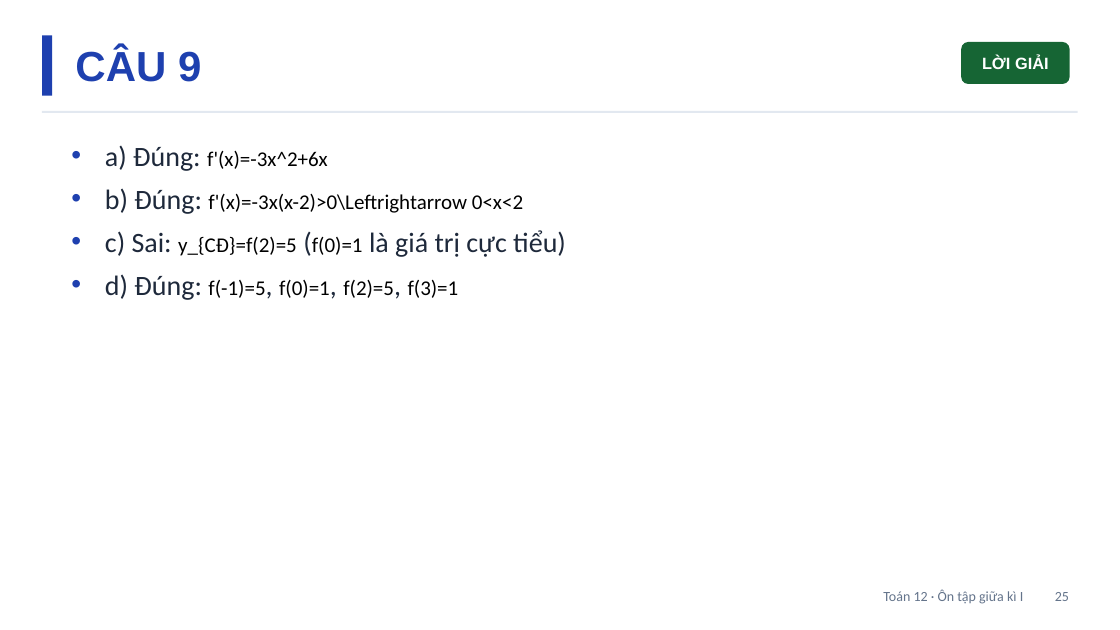
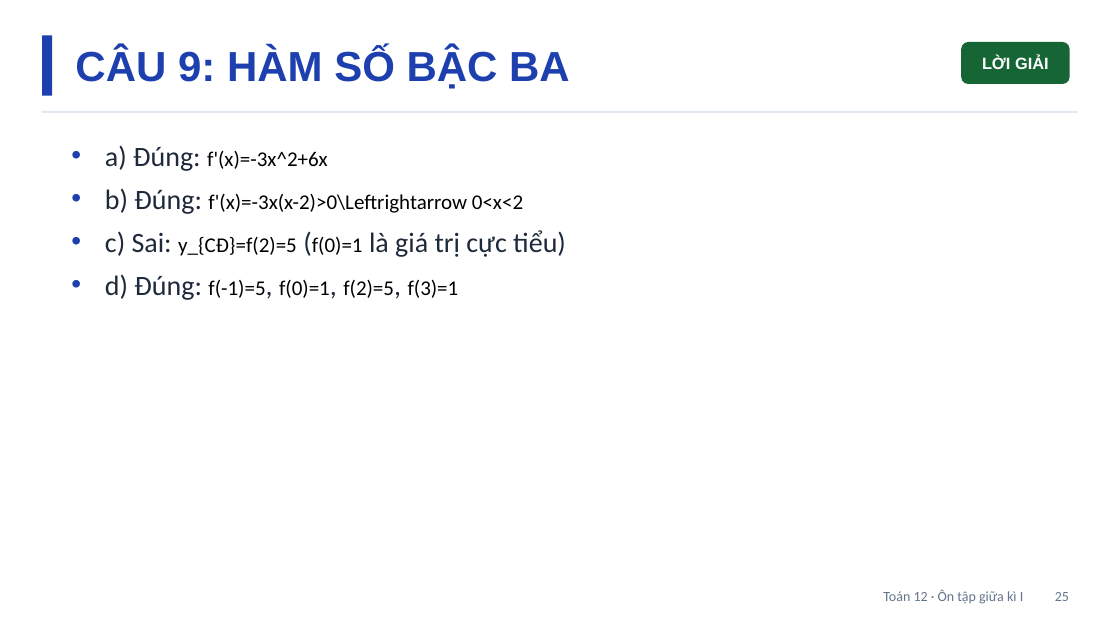
Before and after one commit to Trangtu66/Taode_thi_online, a slide deck: slide 25 of mon/toan/slide/lop12/Slide_TOAN12_OnTapGiuaKi1_T25.pptx. Drawn at 1120x630 pixels with LibreOffice and Linux fonts; fonts in the diff are those of the drawing. Boxes give left, top, right and bottom in pixels: in the first picture for what was removed or moved away, otherwise in the second. Text is boxed around its words. In the diff, an @@ line names an element or a change of style, - is before the commit and + after.

```diff
--- a/mon/toan/slide/lop12/Slide_TOAN12_OnTapGiuaKi1_T25.pptx
+++ b/mon/toan/slide/lop12/Slide_TOAN12_OnTapGiuaKi1_T25.pptx
@@ text at bbox=[75, 48, 570, 89]: text changed @@
-CÂU 9
+CÂU 9: HÀM SỐ BẬC BA
```
Also in this commit, not shown: 2 other slides changed, 7 other files.
